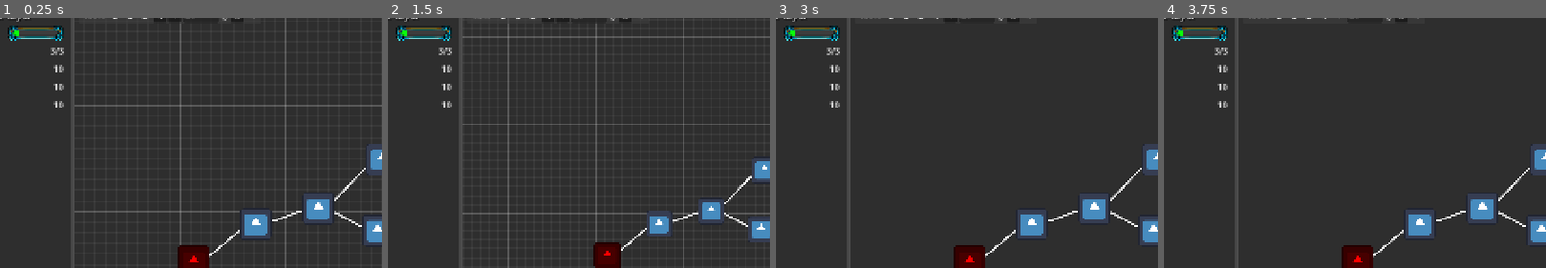
Above: before the commit, frames 1-4 (left to right).
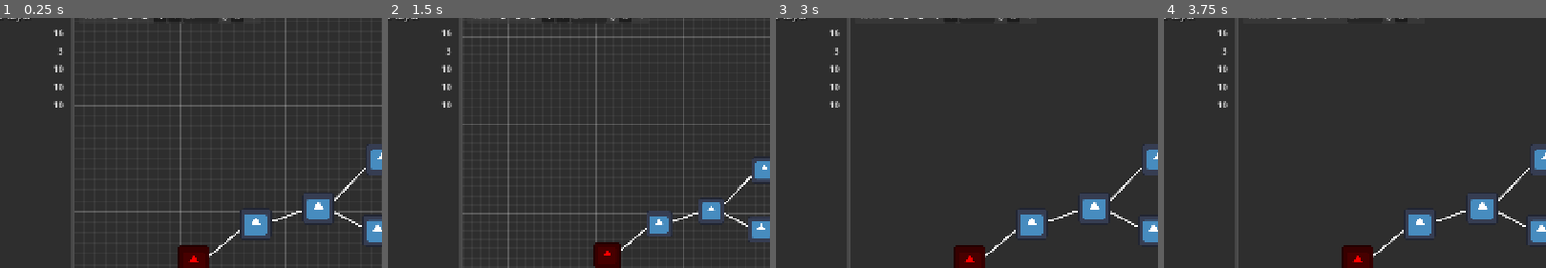
Above: after the commit, the same moments.

Repository: Koaieus/skill-tree-of-life
Game: Godot game, scene res://main.tscn
Two runs of this game, one before a commit and one after it. Both use one fixed random seed, a clock stepped at 60 frames per second and the inputs below. The engine's default icon, where the game draws it, is replaced by a stand-in: a white triangle on a blue panel in a dark square.
Inputs (mouse positions are % of the whole screen's width and height, from its top left):
- Up to frame 1 (0.25 s): no input
- Up to frame 2 (1.5 s): click (35, 58) at 0.52 s; click (25, 8) at 1.25 s
- Up to frame 3 (3 s): click (29, 8) at 2 s; click (31, 8) at 2.75 s
- Up to frame 4 (3.75 s): click (33, 8) at 3.5 s
The pictures show only the part of the screen within x 10-60%, y 9-59%; the shares and areas given below are measured in that part.

The runs differ from the first frame. In frame 1, 0.6% of the frame differs, in the area x 2-17%, y 3-15%; in frame 2, 0.6%; in frame 3, 0.6%; in frame 4, 0.6%.

Commit message:
Work on implementation of stat binding and use it on stat panel

Diff:
--- a/global.gd
+++ b/global.gd
@@ -13,8 +13,8 @@
 	set(v):
 		if v and player != v:
 			player = v
+			print('aaaaaaaaaaaaaaaaaaaaaaaaa')
 			player_selected.emit(player)
-			print('aaaaaaaaaaaaaaaaaaaaaaaaa')
 			player.stats.stats_changed.connect(
 				func(stats: Stats):
 					print('BBBBBBBBBBBBBBBBBBBBBBBBBBBBBBBBBBB')
--- a/gui/stat_row.gd
+++ /dev/null
@@ -1,31 +0,0 @@
-extends HBoxContainer
-class_name StatRow
-
-@export var stat: Stat
-
-@onready var progress_bar: DecoratedProgressBar = %ProgressBar
-
-@export var text_display: String:
-	get(): return text_display
-	set(value):
-		if text_display != value:
-			#print('setting row text to "%s"' % value)
-			text_display = value
-			$LabelText.text = text_display
-
-@export var value_display: String:
-	get(): return value_display
-	set(value):
-		if value_display != value:
-			#print('setting row value to "%s"' % value)
-			value_display = value
-			$LabelValue.text = value_display
-
-# Called when the node enters the scene tree for the first time.
-func _ready() -> void:
-	pass # Replace with function body.
-
-
-# Called every frame. 'delta' is the elapsed time since the previous frame.
-func _process(delta: float) -> void:
-	pass
--- /dev/null
+++ b/gui/stats_panel/row/stat_row.gd
@@ -0,0 +1,86 @@
+extends HBoxContainer
+class_name StatRow
+
+@export var stat_manager: StatsManager:
+	get():
+		return stat_manager
+	set(value):
+		if stat_manager == value:
+			return
+		stat_manager = value
+		initialize_binding()
+		notify_property_list_changed()
+
+@export var stat_key: GDScript:
+	get():
+		return stat_key
+	set(value):
+		if stat_key == value:
+			return
+		stat_key = value
+		initialize_binding()
+		notify_property_list_changed()
+
+
+@export var stat: Stat:
+	get():
+		return stat
+	set(value):
+		if stat == value:
+			return
+		if stat:
+			stat.value_changed.disconnect(_on_stat_value_changed)
+		stat = value
+		if stat:
+			_on_stat_value_changed()
+			stat.value_changed.connect(_on_stat_value_changed)
+		notify_property_list_changed()
+
+@onready var progress_bar: DecoratedProgressBar = %ProgressBar
+@onready var stat_bind: StatBind = %StatBind
+
+@export var text_display: String:
+	get(): return text_display
+	set(value):
+		if text_display != value:
+			#print('setting row text to "%s"' % value)
+			text_display = value
+			$LabelText.text = text_display
+
+@export var value_display: String:
+	get(): return value_display
+	set(value):
+		if value_display != value:
+			value_display = value
+			$LabelValue.text = value_display
+
+## Handler to process stat value change
+func _on_stat_value_changed():
+	print('[STAT ROW]: value_changed signal received from stat %s' % stat)
+	if not stat:
+		return
+	value_display = _get_display_value_from_stat()
+
+## Get the display value from currently held stat
+func _get_display_value_from_stat() -> String:
+	return "%s" % stat.value
+
+# Called when the node enters the scene tree for the first time.
+func _ready() -> void:
+	initialize_binding()
+
+# Called every frame. 'delta' is the elapsed time since the previous frame.
+func _process(delta: float) -> void:
+	pass
+
+func initialize_binding() -> void:
+	if not stat_manager or not stat_key or not stat_bind:
+		return
+	if stat_manager is not StatsManager:
+		push_error('ERROR: %s is not a StatsManager' % stat_manager)
+
+	print('Initializing binding of %s to %s' % [stat_key.get_global_name(), stat_manager])
+	stat_bind.stats_manager = stat_manager
+	stat_bind.stat_key = stat_key
+	#stat_bind.bind()
+	print('Current value: %s' % stat_manager.get_stat(stat_key).value)
--- a/gui/stat_row.tscn
+++ b/gui/stats_panel/row/stat_row.tscn
@@ -1,7 +1,8 @@
-[gd_scene load_steps=4 format=3 uid="uid://c11i54435huk3"]
+[gd_scene load_steps=5 format=3 uid="uid://c11i54435huk3"]
 
-[ext_resource type="Script" uid="uid://ixsokb3ah1bd" path="res://gui/stat_row.gd" id="1_6ty8x"]
+[ext_resource type="Script" uid="uid://ixsokb3ah1bd" path="res://gui/stats_panel/row/stat_row.gd" id="1_6ty8x"]
 [ext_resource type="PackedScene" uid="uid://bcehc3jn4baxh" path="res://gui/progress_bar_decorated.tscn" id="2_nmiyv"]
+[ext_resource type="Script" uid="uid://b73huwktlk1v8" path="res://stat_system/bind/stat_bind.gd" id="2_vftgp"]
 
 [sub_resource type="PlaceholderTexture2D" id="PlaceholderTexture2D_tgb0x"]
 
@@ -11,6 +12,13 @@
 offset_bottom = 30.0
 theme_override_constants/separation = 10
 script = ExtResource("1_6ty8x")
+
+[node name="StatBind" type="Node" parent="." node_paths=PackedStringArray("target")]
+unique_name_in_owner = true
+script = ExtResource("2_vftgp")
+target = NodePath("..")
+property_to_bind = "stat"
+metadata/_custom_type_script = "uid://b73huwktlk1v8"
 
 [node name="IconTextureRect" type="TextureRect" parent="."]
 custom_minimum_size = Vector2(20, 20)
@@ -28,7 +36,7 @@
 layout_mode = 2
 size_flags_horizontal = 8
 theme_override_constants/shadow_outline_size = 3
-text = "<skill text>"
+text = "<null>"
 
 [node name="ProgressBar" parent="." instance=ExtResource("2_nmiyv")]
 unique_name_in_owner = true
--- a/gui/stats_panel.gd
+++ b/gui/stats_panel/stats_panel.gd
@@ -3,26 +3,26 @@
 
 @export var player: Player
 
-@onready var stats: EntityStats:
-	get():
-		return player.stats if player else null
+#@onready var stats: EntityStats:
+	#get():
+		#return player.stats if player else null
 
 # Called when the node enters the scene tree for the first time.
 func _ready() -> void:
+	initialize()
 	Global.player_selected.connect(_on_player_selected)
-	Global.player_stats_changed.connect(compute)
-	compute()
+	#Global.player_stats_changed.connect(compute)
 
-# Called every frame. 'delta' is the elapsed time since the previous frame.
-func _process(delta: float) -> void:
-	pass
+## Called every frame. 'delta' is the elapsed time since the previous frame.
+#func _process(delta: float) -> void:
+	#pass
 
 func clear_rows() -> void:
 	for c in %StatsList.get_children():
 		c.queue_free()
 
-func compute():
-	print_debug("computing stats panel")
+func initialize():
+	print_debug("[STATS PANEL]: initializing")
 
 	clear_rows()
 	if player:
@@ -31,14 +31,15 @@
 		%NameLabel.text = "No player selected"
 		return
 
-	if not stats:
+	if not player._stats:
 		return
-
-	for stat in stats.get_stats():
-		var row: StatRow = stat._generate_row()
+	var stat_manager: StatsManager = player._stats
+	for stat in stat_manager.stats.get_stats():
+		print('Generating row for %s...' % stat.name())
+		var row := stat._generate_row(stat_manager)
 		%StatsList.add_child(row)
 
 func _on_player_selected(player: Player):
 	self.player = player
 	#player.stats.stats_changed.connect(compute)
-	compute()
+	initialize()
--- a/gui/stats_panel.tscn
+++ b/gui/stats_panel/stats_panel.tscn
@@ -1,7 +1,7 @@
 [gd_scene load_steps=4 format=3 uid="uid://de731pyqvgh25"]
 
-[ext_resource type="Script" uid="uid://bwm7yqc05346x" path="res://gui/stats_panel.gd" id="1_iblab"]
-[ext_resource type="PackedScene" uid="uid://c11i54435huk3" path="res://gui/stat_row.tscn" id="2_h7nn3"]
+[ext_resource type="Script" uid="uid://bwm7yqc05346x" path="res://gui/stats_panel/stats_panel.gd" id="1_iblab"]
+[ext_resource type="PackedScene" uid="uid://c11i54435huk3" path="res://gui/stats_panel/row/stat_row.tscn" id="2_h7nn3"]
 
 [sub_resource type="SystemFont" id="SystemFont_h7nn3"]
 font_names = PackedStringArray("Fantasy")
--- a/main.tscn
+++ b/main.tscn
@@ -2,7 +2,7 @@
 
 [ext_resource type="Script" uid="uid://b6ot6ty5l7jis" path="res://main.gd" id="1_dg77c"]
 [ext_resource type="PackedScene" uid="uid://tm13xqmslpor" path="res://player.tscn" id="2_1bvp3"]
-[ext_resource type="PackedScene" uid="uid://de731pyqvgh25" path="res://gui/stats_panel.tscn" id="2_efxa6"]
+[ext_resource type="PackedScene" uid="uid://de731pyqvgh25" path="res://gui/stats_panel/stats_panel.tscn" id="2_efxa6"]
 [ext_resource type="PackedScene" uid="uid://cp7jtjmcxyxlm" path="res://tree_graph_edit.tscn" id="4_7mycd"]
 [ext_resource type="PackedScene" uid="uid://dxsj4sc2n6kcm" path="res://tree_node.tscn" id="5_lquwl"]
 [ext_resource type="Script" uid="uid://cfpnfqaij275b" path="res://stat_system/modifier/int_stat_modifier.gd" id="6_4c57u"]
@@ -152,7 +152,7 @@
 "to_port": 0
 }])
 
-[node name="Start" parent="GUI/HBoxContainer/TreeGraphEdit" node_paths=PackedStringArray("local_entities") instance=ExtResource("5_lquwl")]
+[node name="Start" parent="GUI/HBoxContainer/TreeGraphEdit" instance=ExtResource("5_lquwl")]
 self_modulate = Color(1, 1, 1, 0)
 layout_mode = 0
 anchors_preset = 0
@@ -168,7 +168,6 @@
 position_offset = Vector2(187, 465)
 title = "Starter Skill"
 modifiers = Array[ExtResource("6_5vw27")]([SubResource("Resource_w48qg"), SubResource("Resource_vivmo"), SubResource("Resource_2cqfq")])
-local_entities = [NodePath("Player")]
 
 [node name="Player" parent="GUI/HBoxContainer/TreeGraphEdit/Start" instance=ExtResource("2_1bvp3")]
 player_name = "DefaultPlayer"
--- a/stat_system/bind/abstract_stat_bind.gd
+++ b/stat_system/bind/abstract_stat_bind.gd
@@ -10,15 +10,34 @@
 @export var mode: Mode = Mode.BIND_STAT
 @export var target: Node:
 	set(value):
+		if target:
+			unbind()
 		target = value
+		if value:
+			bind()
 		notify_property_list_changed()
-@export var stat_key: GDScript
+
+@export var stat_key: GDScript:
+	set(value):
+		if target:
+			unbind()
+		stat_key = value
+		if value:
+			bind()
+		notify_property_list_changed()
+
 @export var property_to_bind: String
 
 
 var _on_stat_value_changed
 var _stats_manager: StatsManager:
+	set = set_stats_manager,
 	get = get_stats_manager
+
+
+func set_stats_manager(value: StatsManager) -> void:
+	if _stats_manager != value:
+		_stats_manager = value
 
 func get_stats_manager() -> StatsManager:
 	return null
--- a/stat_system/stat.gd
+++ b/stat_system/stat.gd
@@ -4,7 +4,7 @@
 
 signal value_changed
 
-const STAT_ROW = preload("res://gui/stat_row.tscn")
+const STAT_ROW := preload("res://gui/stats_panel/row/stat_row.tscn")
 
 #@export var abbreviation: String = ""
 #@export var description: String = ""
@@ -57,11 +57,16 @@
 func _on_base_value_changed(old_value, new_value):
 	pass
 
-func _generate_row() -> StatRow:
+func _generate_row(manager: StatsManager) -> StatRow:
 	var row: StatRow = STAT_ROW.instantiate()
-	row.stat = self
+	print('Setting manager to %s' % manager)
+	row.stat_manager = manager
+	print('Setting stat key to %s' % get_key())
+	row.stat_key = get_key()
+	print('Setting stat text display to %s' % name())
 	row.text_display = name()
-	row.value_display = "%s" % [display_value()]
+	#row.value_display = "%s" % [display_value()]
+	#print('Final settings: %s %s %s %s' % [row.stat_manager, row.stat_key, row.text_display, row.value_display])
 	return row
 
 func notify_value_changed() -> void:
--- a/stat_system/utils.gd
+++ b/stat_system/utils.gd
@@ -16,6 +16,8 @@
 #region Stat Utils
 
 static func bind_stat(target: Object, property: String, stat_key: GDScript, stats_manager: StatsManager) -> void:
+	print('[BIND]: Binding %s of %s to %s [manager: %s]' % [property, target, stat_key, stats_manager])
+
 	if target == null or property == "":
 		return push_error("Target has not been configured properly.")
 
@@ -31,6 +33,7 @@
 	if target_value == _stat:
 		return
 
+	print('[BIND]: Setting %s of %s to %s' % [property, target, _stat])
 	target.set(property, _stat)
 
 
--- a/stats/list/exp_stat.gd
+++ b/stats/list/exp_stat.gd
@@ -17,23 +17,24 @@
 	print('growing: %s → %s' % [_max.base_value, new_value])
 	_max.base_value = new_value
 
-func _generate_row() -> StatRow:
-	#print('generating row with level %s, min/cur/max: %s/%s/%s' % [level, _min.value, value, _max.value])
-	var row: StatRow = STAT_ROW.instantiate()
-	row.stat = self
-	row.text_display = name()
-	row.value_display = "Lv. %s" % [level]
-	row.get_node('LabelValue').hide()
-	#var progressBar: DecoratedProgressBar = row.progress_bar
-	var progressBar: DecoratedProgressBar = row.get_node('%ProgressBar')
-	var innerProgressBar: ProgressBar = row.get_node('%ProgressBar/%ProgressBar')
-
-	if progressBar and innerProgressBar:
-		#var bar: ProgressBar = progressBar._bar
-		innerProgressBar.value = value
-		if _min:
-			innerProgressBar.min_value = _min.value
-		if _max:
-			innerProgressBar.max_value = _max.value
-		progressBar.show()
-	return row
+#func _generate_row(manager: StatsManager) -> StatRow:
+	##print('generating row with level %s, min/cur/max: %s/%s/%s' % [level, _min.value, value, _max.value])
+	#var row: StatRow = STAT_ROW.instantiate()
+	#row.stat_manager = manager
+	#row.stat_key = get_key()
+	#row.text_display = name()
+	#row.value_display = "Lv. %s" % [level]
+	#row.get_node('LabelValue').hide()
+	##var progressBar: DecoratedProgressBar = row.progress_bar
+	#var progressBar: DecoratedProgressBar = row.get_node('%ProgressBar')
+	#var innerProgressBar: ProgressBar = row.get_node('%ProgressBar/%ProgressBar')
+#
+	#if progressBar and innerProgressBar:
+		##var bar: ProgressBar = progressBar._bar
+		#innerProgressBar.value = value
+		#if _min:
+			#innerProgressBar.min_value = _min.value
+		#if _max:
+			#innerProgressBar.max_value = _max.value
+		#progressBar.show()
+	#return row
Renamed: gui/stat_row.gd.uid -> gui/stats_panel/row/stat_row.gd.uid
Renamed: gui/stats_panel.gd.uid -> gui/stats_panel/stats_panel.gd.uid
